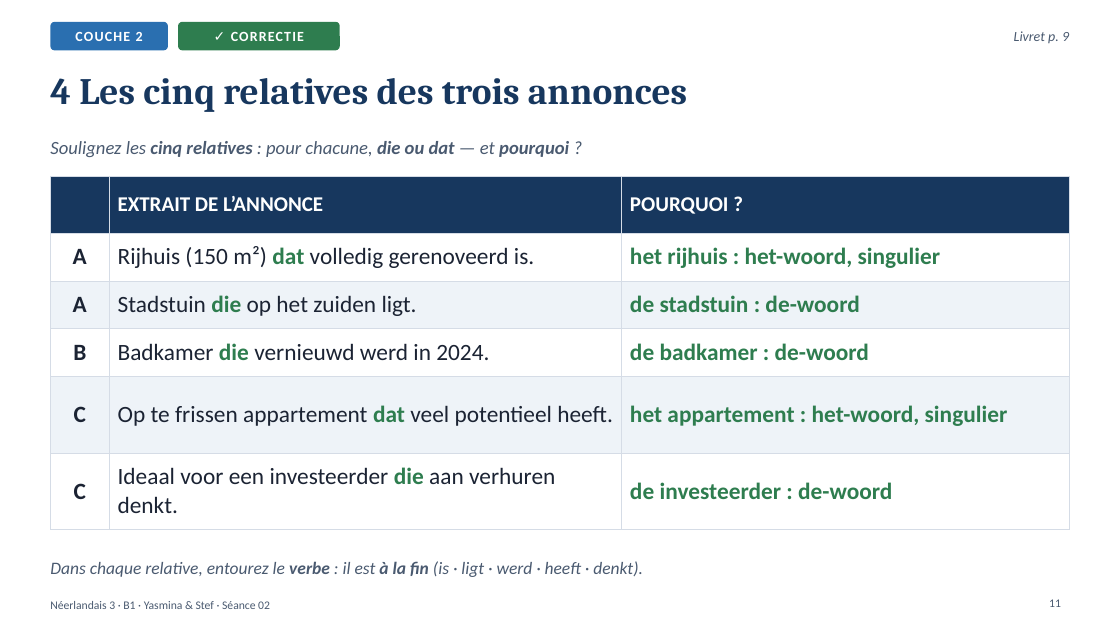
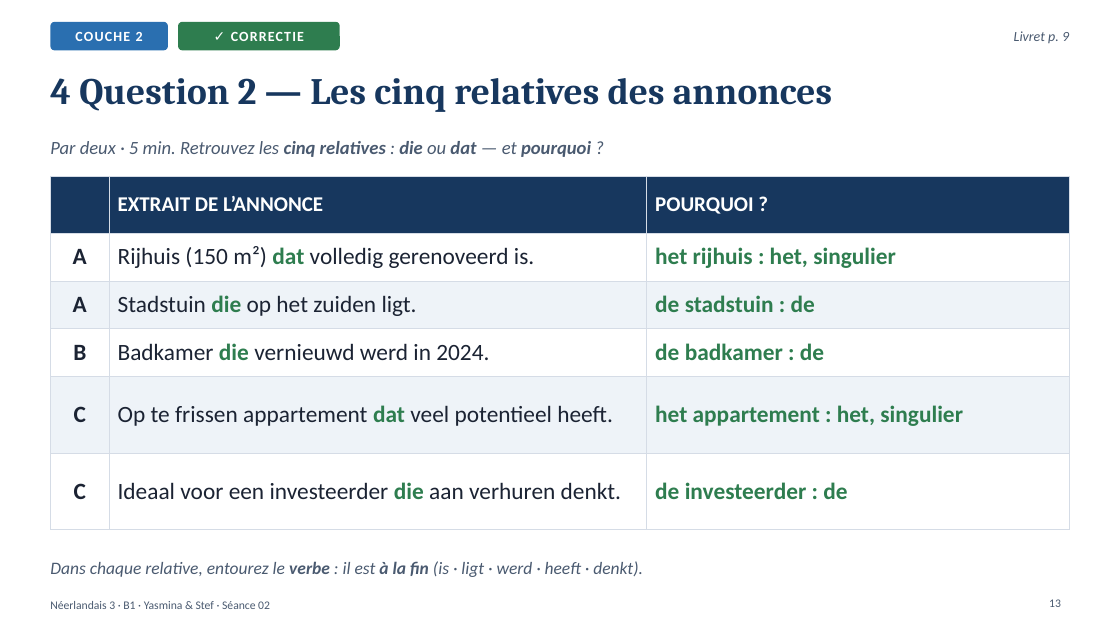
Before and after one commit to ajouniaux/talenleren, a slide deck: slide 13 of neerlandais3/powerpoints/Seance_02_De_woning_beschrijven.pptx (slide 11 before the commit). Drawn at 1120x630 pixels with LibreOffice and Linux fonts; fonts in the diff are those of the drawing. Boxes give left, top, right and bottom in pixels: in the first picture for what was removed or moved away, otherwise in the second. Text is boxed around its words. In the diff, an @@ line names an element or a change of style, - is before the commit and + after.

```diff
--- a/neerlandais3/powerpoints/Seance_02_De_woning_beschrijven.pptx
+++ b/neerlandais3/powerpoints/Seance_02_De_woning_beschrijven.pptx
@@ title at [50, 78, 832, 112]: text changed @@
-4 Les cinq relatives des trois annonces
+4 Question 2 — Les cinq relatives des annonces
@@ text at [50, 141, 591, 157]: text changed @@
-Soulignez les cinq relatives : pour chacune, die ou dat — et pourquoi ?
+Par deux · 5 min. Retrouvez les cinq relatives : die ou dat — et pourquoi ?
@@ table at [50, 176, 1070, 503] @@
-row 2, column 3: het rijhuis : het-woord, singulier
+row 2, column 3: het rijhuis : het, singulier
-row 3, column 3: de stadstuin : de-woord
+row 3, column 3: de stadstuin : de
-row 4, column 3: de badkamer : de-woord
+row 4, column 3: de badkamer : de
-row 5, column 3: het appartement : het-woord, singulier
+row 5, column 3: het appartement : het, singulier
-row 6, column 3: de investeerder : de-woord
+row 6, column 3: de investeerder : de
@@ page number at [1049, 599, 1061, 607]: text changed @@
-11
+13
```
Also in this commit, not shown: 18 other slides changed, 4 slides added, 5 slides removed, 15 other files.
